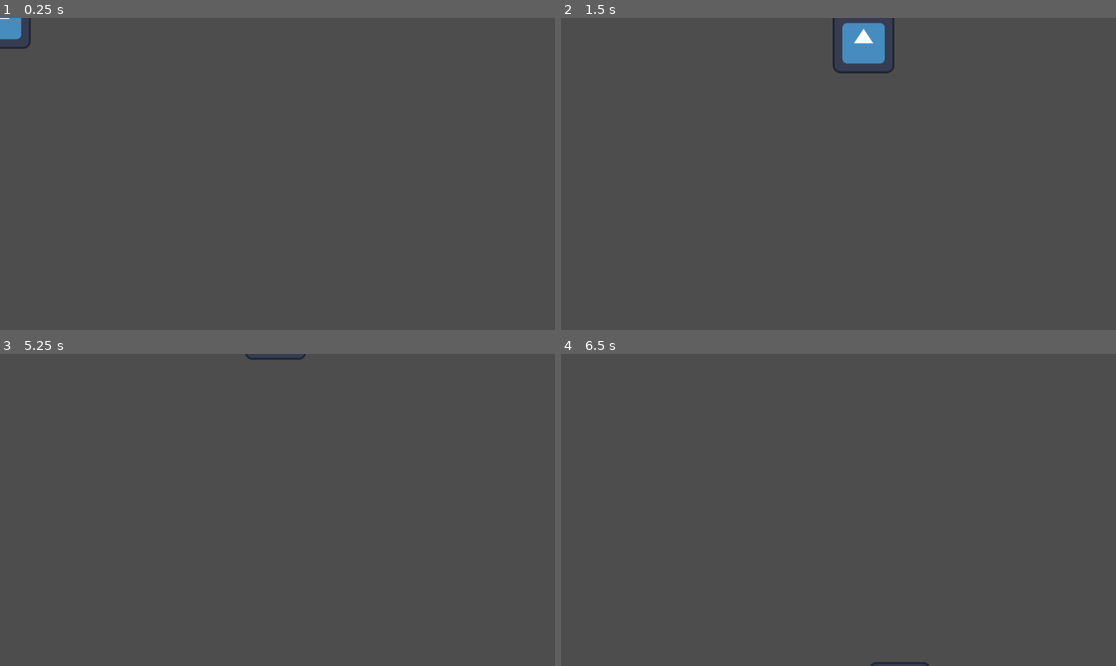
Above: before the commit, frames 1-4 (two rows, left to right).
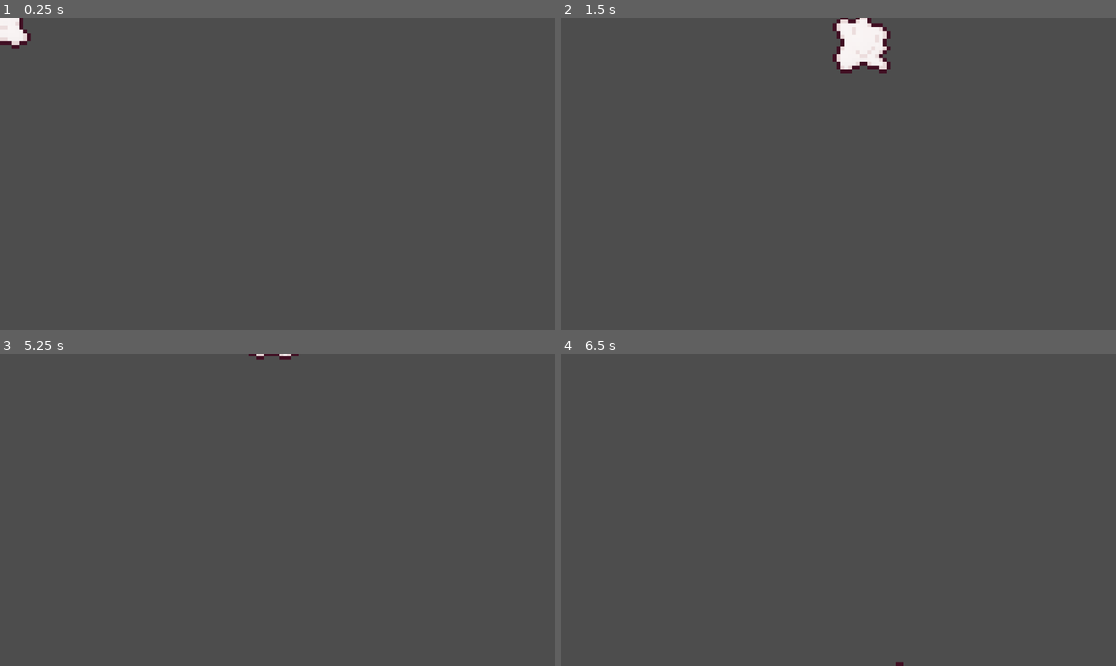
Above: after the commit, the same moments.

Repository: emrysshevek/anti-virus
Game: Godot game, scene res://tester.tscn
The game is run twice, just before and just after one commit, with the same random seed, the same clock (stepped at 60 frames per second) and the same inputs. The engine's default icon, where the game draws it, is replaced by a stand-in: a white triangle on a blue panel in a dark square.
Inputs:
- Up to frame 1 (0.25 s): no input
- Up to frame 2 (1.5 s): hold D (move_right) 0.53-1.28 s; hold S (move_down) from 1.28 s (still down)
- Up to frame 3 (5.25 s): release S (move_down) at 2.03 s; hold D (move_right) 2.03-2.78 s; hold W (move_up) 2.78-3.53 s; tap Enter at 3.5, 5 s; hold A (move_left) 3.53-5.03 s; tap Space at 4.25 s; hold S (move_down) from 5.03 s (still down)
- Up to frame 4 (6.5 s): release S (move_down) at 5.78 s; hold D (move_right) from 5.78 s (still down)

The runs differ from the first frame. In frame 1, 0.5% of the frame differs, in the area x 0-6%, y 0-10%; in frame 2, 1.6%, in the area x 48-61%, y 0-18%; in frame 3, 0.2%; in frame 4, less than 0.1%.

Commit message:
added player art + animation
player animation added into the game, the art also flips with the direction the player is moving as well.

Diff:
--- a/scenes/player/player.gd
+++ b/scenes/player/player.gd
@@ -20,6 +20,7 @@
 var input = Vector2.ZERO
 
 func _ready():
+	$player_animation.play("idle")
 	if player_data != null:
 		health = player_data.health
 		max_speed = player_data.speed * 100
@@ -31,6 +32,11 @@
 	player_movement(delta)
 
 func get_input():
+	if input.x < 0:
+		texture.flip_h = true
+	elif input.x > 0:
+		texture.flip_h = false
+
 	input.x = int(Input.is_action_pressed("move_right")) - int(Input.is_action_pressed("move_left"))
 	input.y = int(Input.is_action_pressed("move_down")) - int(Input.is_action_pressed("move_up"))
 	return input.normalized()
--- a/scenes/player/player.tscn
+++ b/scenes/player/player.tscn
@@ -1,11 +1,50 @@
-[gd_scene load_steps=5 format=3 uid="uid://v4nfvxokwuq4"]
+[gd_scene load_steps=8 format=3 uid="uid://v4nfvxokwuq4"]
 
 [ext_resource type="Script" path="res://scenes/player/player.gd" id="1_to4eo"]
-[ext_resource type="Texture2D" uid="uid://c7hbx4iwrb0jd" path="res://icon.svg" id="2_70kwa"]
 [ext_resource type="Resource" uid="uid://c75dnqr6kgfvo" path="res://scenes/player/player_data.tres" id="2_wei58"]
+[ext_resource type="Texture2D" uid="uid://cvqg8onsc8p1e" path="res://scenes/player/player.png" id="3_vbhxh"]
 
 [sub_resource type="RectangleShape2D" id="RectangleShape2D_iehis"]
 size = Vector2(128, 128)
+
+[sub_resource type="Animation" id="Animation_sq3cd"]
+resource_name = "idle"
+length = 0.7
+loop_mode = 1
+step = 0.2
+tracks/0/type = "value"
+tracks/0/imported = false
+tracks/0/enabled = true
+tracks/0/path = NodePath("texture:frame")
+tracks/0/interp = 1
+tracks/0/loop_wrap = true
+tracks/0/keys = {
+"times": PackedFloat32Array(0, 0.2, 0.4, 0.6),
+"transitions": PackedFloat32Array(1, 1, 1, 1),
+"update": 1,
+"values": [0, 1, 2, 3]
+}
+
+[sub_resource type="Animation" id="Animation_k0uuh"]
+length = 0.001
+tracks/0/type = "value"
+tracks/0/imported = false
+tracks/0/enabled = true
+tracks/0/path = NodePath("texture:frame")
+tracks/0/interp = 1
+tracks/0/loop_wrap = true
+tracks/0/keys = {
+"times": PackedFloat32Array(0),
+"transitions": PackedFloat32Array(1),
+"update": 1,
+"values": [0]
+}
+
+[sub_resource type="AnimationLibrary" id="AnimationLibrary_ywmpe"]
+_data = {
+"RESET": SubResource("Animation_k0uuh"),
+"idle": SubResource("Animation_sq3cd")
+}
 
 [node name="player" type="CharacterBody2D" node_paths=PackedStringArray("texture", "hitbox")]
 script = ExtResource("1_to4eo")
@@ -14,7 +53,16 @@
 hitbox = NodePath("collision_box")
 
 [node name="texture" type="Sprite2D" parent="."]
-texture = ExtResource("2_70kwa")
+texture_filter = 1
+scale = Vector2(8, 8)
+texture = ExtResource("3_vbhxh")
+hframes = 4
 
 [node name="collision_box" type="CollisionShape2D" parent="."]
 shape = SubResource("RectangleShape2D_iehis")
+
+[node name="player_animation" type="AnimationPlayer" parent="."]
+libraries = {
+"": SubResource("AnimationLibrary_ywmpe")
+}
+speed_scale = 0.7
Binary file added: scenes/player/player.png
Not shown, added: scenes/player/player.png.import
Not shown, changed: .DS_Store
Not shown, added: scenes/.DS_Store
